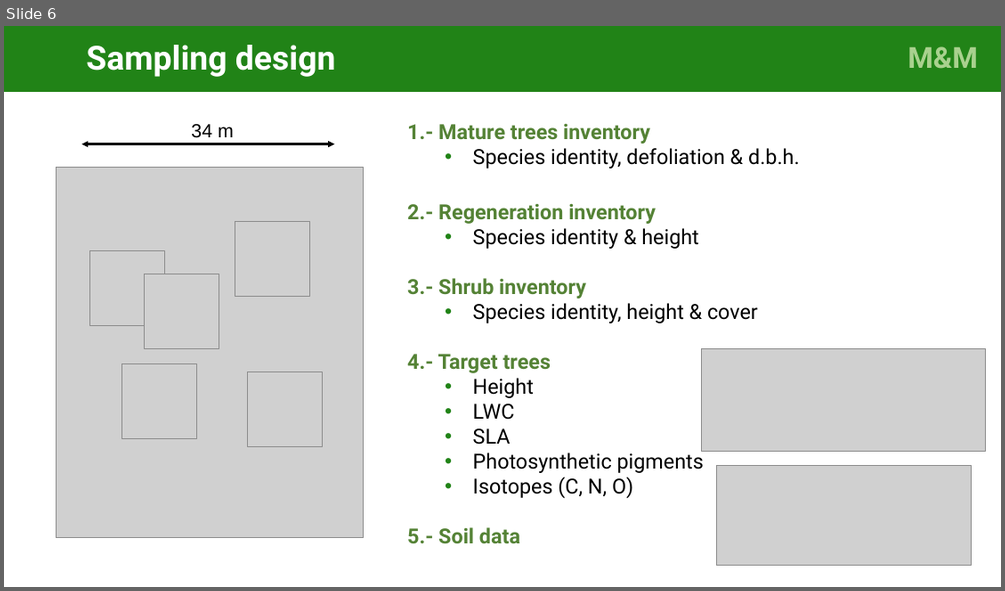
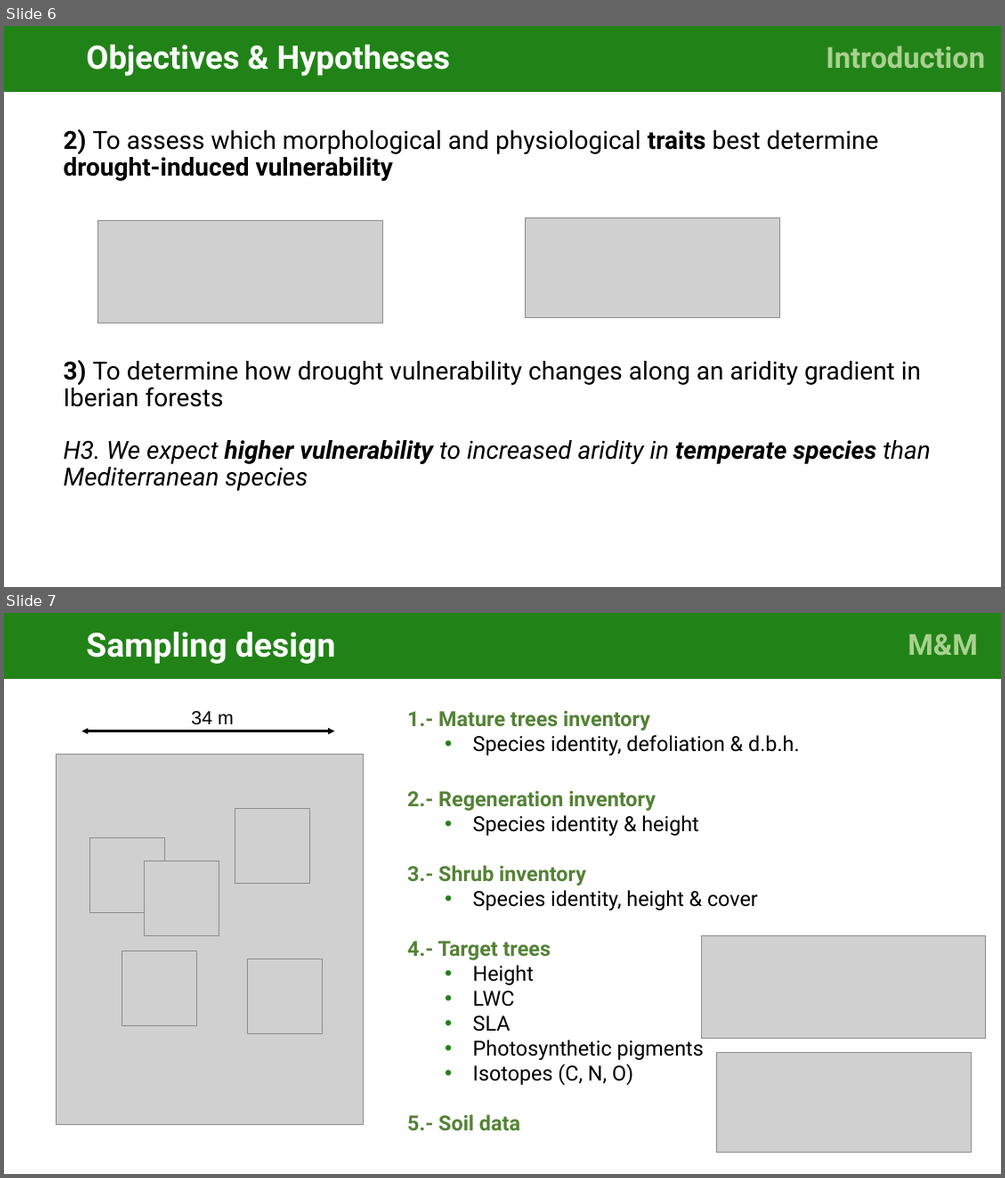
Before and after one commit to cris-fernandez/Tesis_Individuo, a slide deck: 06_ppts/exploratory_analysis_figures_v2-CFB.pptx. Shown one above the other, each under a label of ours: slide 6 before the commit, slides 6 and 7 after it. The pictures are 1005x591 and 1005x1178 pixels, drawn with LibreOffice and Linux fonts; fonts in the diff are those of the drawing; grey boxes stand for pictures. Boxes give left, top, right and bottom in pixels: in the first picture for what was removed or moved away, otherwise in the second. Text is boxed around its words. In the diff, an @@ line names an element or a change of style, - is before the commit and + after.

```diff
--- a/06_ppts/exploratory_analysis_figures_v2-CFB.pptx
+++ b/06_ppts/exploratory_analysis_figures_v2-CFB.pptx
@@ slide 6 added at [4, 26, 1001, 587], background #FFFFFF @@
@@ rectangle added at [4, 26, 797, 92], fill #218317, 31.2 pt, text #FFFFFF, bold @@
+Objectives & Hypotheses
@@ rectangle added at [797, 26, 1001, 92], fill #218317, 28 pt, text #A9D18E, bold @@
+Introduction.
@@ text added at [64, 129, 879, 181], 24 pt, text #000000 @@
+2) To assess which morphological and physiological traits best determine drought-induced vulnerability
@@ picture added at [98, 220, 382, 323] @@
@@ picture added at [526, 217, 780, 318] @@
@@ text added at [64, 360, 921, 407], 24 pt, text #000000 @@
+3) To determine how drought vulnerability changes along an aridity gradient in Iberian forests
@@ text added at [64, 440, 930, 491], 24 pt, text #000000, italic @@
+H3. We expect higher vulnerability to increased aridity in temperate species than Mediterranean species
@@ what was slide 6 is now slide 7 @@
```
Also in this commit, not shown: 5 slides changed, 5 other slides added, 2 slides removed.
